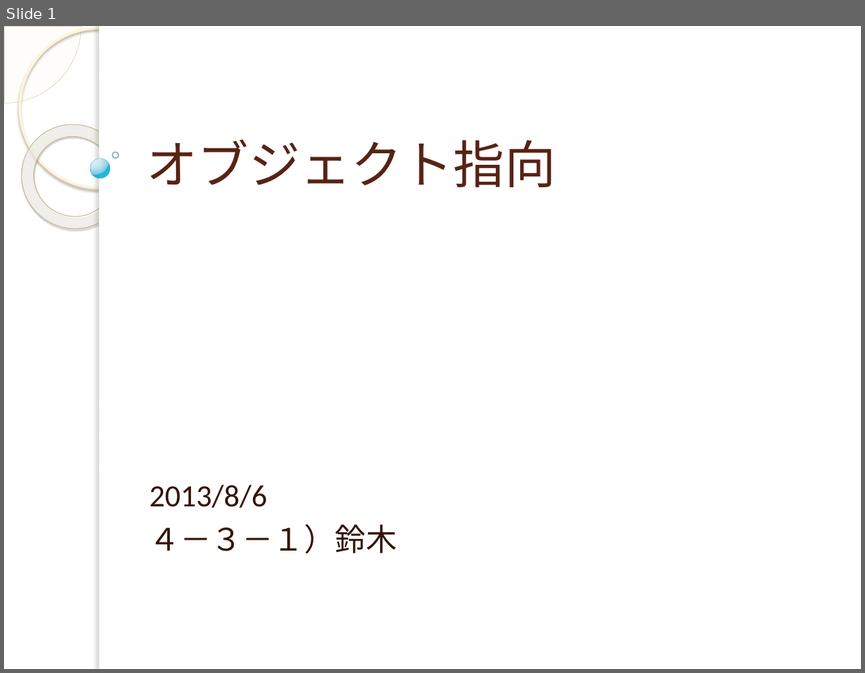
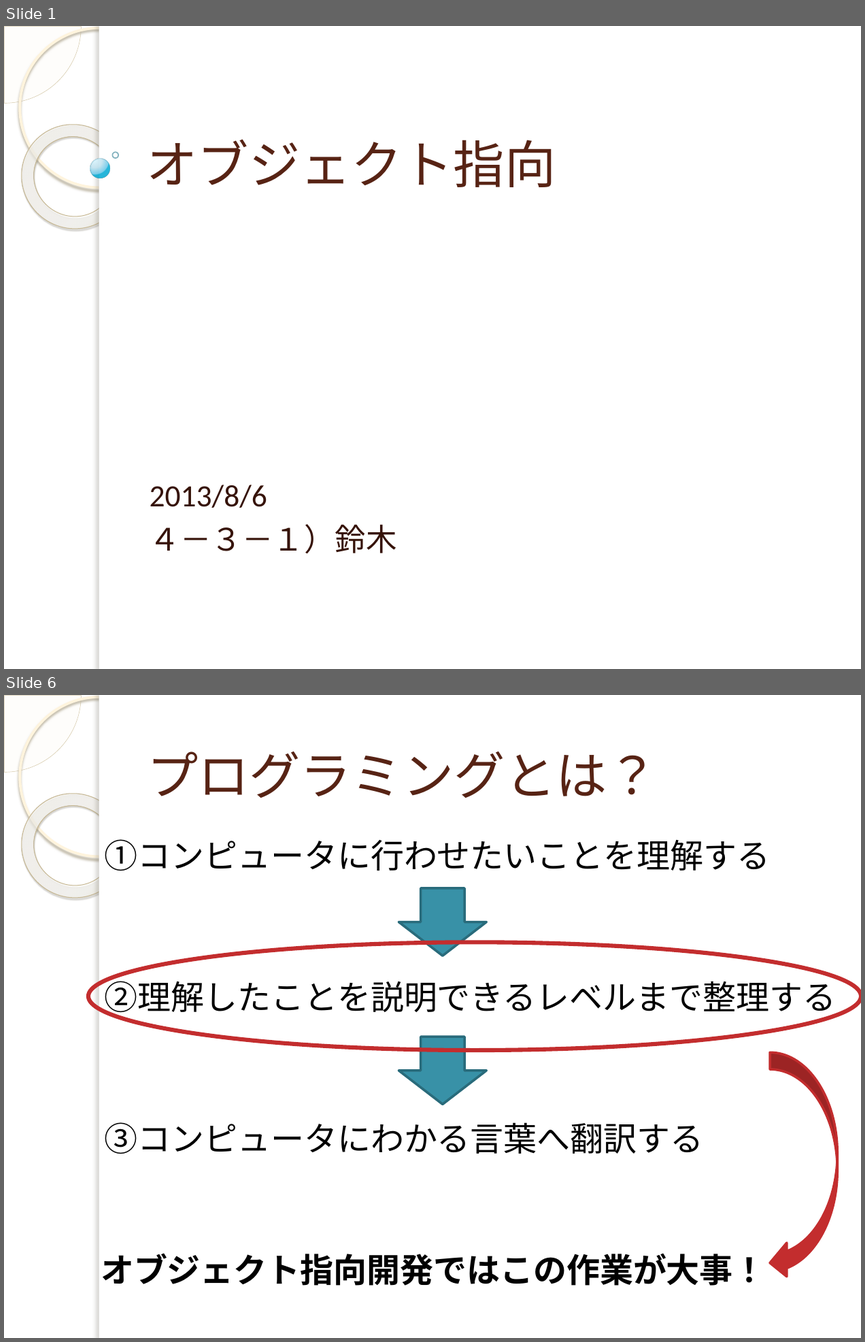
Before and after one commit to yuridonus/FEstudy, a slide deck: objectStudy.pptx. Shown one above the other, each under a label of ours: slide 1 before the commit, slides 1 and 6 after it; the slides between them are not shown. The pictures are 865x673 and 865x1342 pixels, drawn with LibreOffice and Linux fonts; fonts in the diff are those of the drawing; background and template pictures are left out. Boxes give left, top, right and bottom in pixels: in the first picture for what was removed or moved away, otherwise in the second. Text is boxed around its words. In the diff, an @@ line names an element or a change of style, - is before the commit and + after.

```diff
--- a/objectStudy.pptx
+++ b/objectStudy.pptx
@@ slide 6 added at [4,695,861,1338], background picture (left out); not listed: 5 template elements that a slide beside it also shows @@
@@ title added at [147,751,658,798], 43 pt, text #572314 @@
+プログラミングとは？
@@ text added at [105,839,836,1154], 28 pt, text #000000 @@
+①コンピュータに行わせたいことを理解する
+②理解したことを説明できるレベルまで整理する
+③コンピュータにわかる言葉へ翻訳する
@@ down arrow added at [399,888,486,955], fill #3891A7, outline #296B7C 2 pt @@
@@ ellipse added at [88,942,861,1050], outline #C32D2E 3.5 pt @@
@@ down arrow added at [399,1037,486,1104], fill #3891A7, outline #296B7C 2 pt @@
@@ curved left arrow added at [770,1052,838,1279], fill #C32D2E, outline #C32D2E 2 pt @@
@@ text added at [101,1253,766,1285], 28 pt, text #000000, bold @@
+オブジェクト指向開発ではこの作業が大事！
```
Also in this commit, not shown: 2 slides changed, 11 other slides added.
